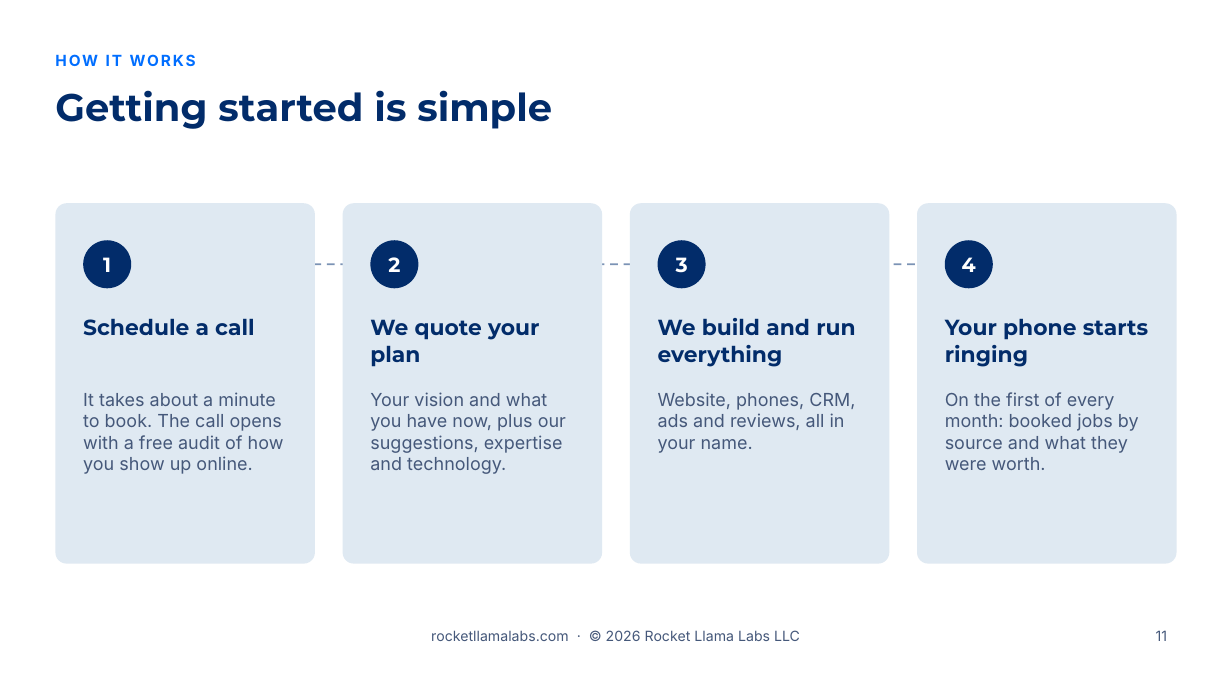
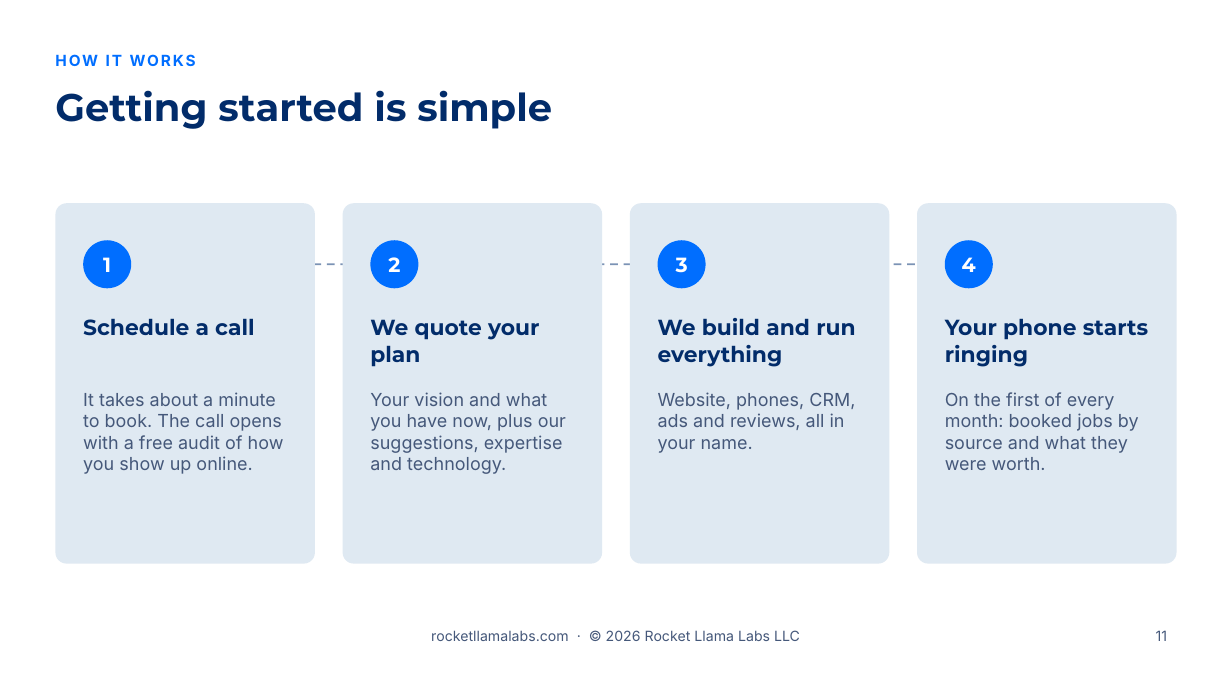
Before and after one commit to RocketLlamaLabs/rocketllama-website, a slide deck: slide 11 of public/slides/v1/rocket-llama-labs-sales-presentation-v1.pptx. Drawn at 1232x693 pixels with LibreOffice and Linux fonts; fonts in the diff are those of the drawing; background and template pictures are left out. Boxes give left, top, right and bottom in pixels: in the first picture for what was removed or moved away, otherwise in the second. Text is boxed around its words. In the diff, an @@ line names an element or a change of style, - is before the commit and + after.

```diff
--- a/public/slides/v1/rocket-llama-labs-sales-presentation-v1.pptx
+++ b/public/slides/v1/rocket-llama-labs-sales-presentation-v1.pptx
@@ fill #022C6A to #006EFF in 4 elements at <box>83,240,131,288</box>, <box>371,240,419,288</box>, <box>658,240,706,288</box>, <box>945,240,993,288</box> @@
```
Also in this commit, not shown: 2 other slides changed, 3 other files.
